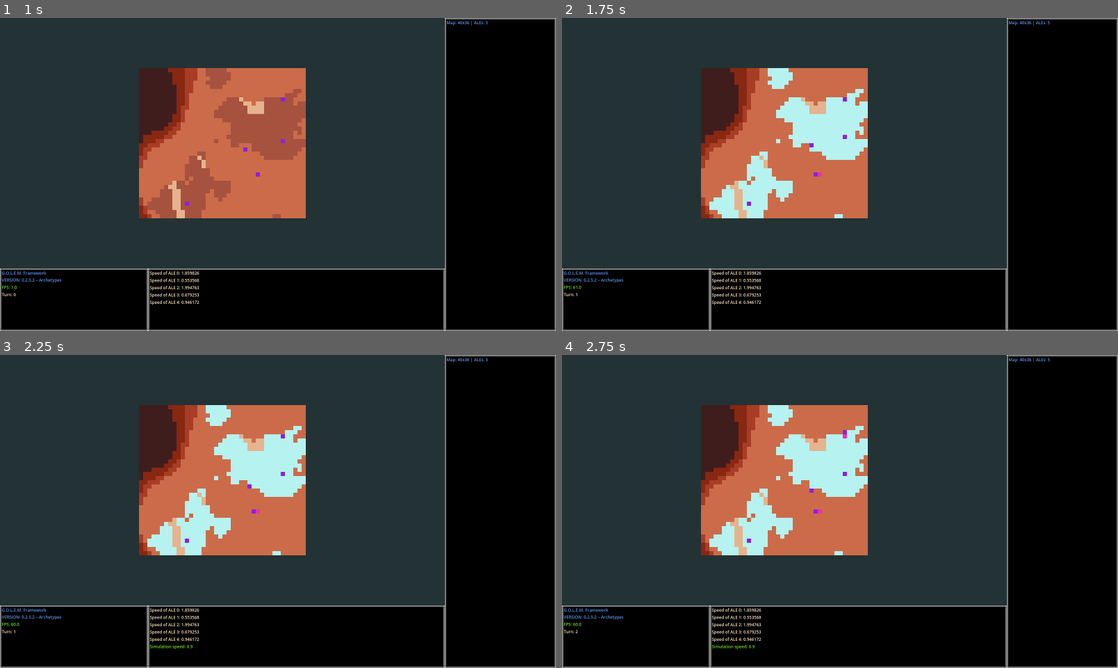
Above: before the commit, frames 1-4 (two rows, left to right).
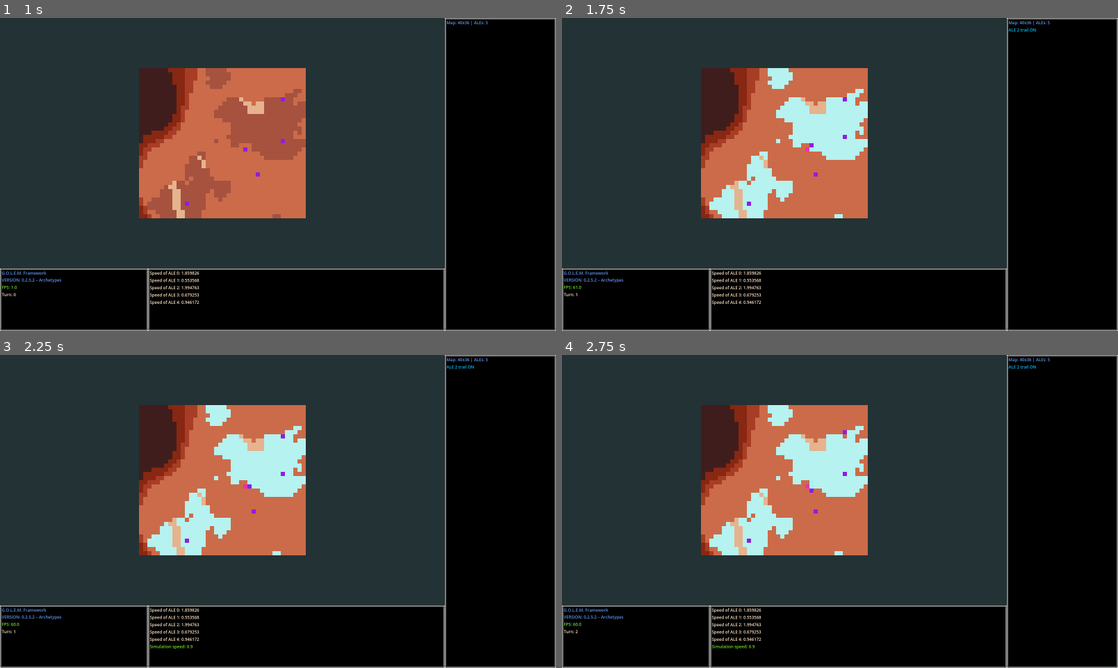
Above: after the commit, the same moments.

Repository: qgEyal/GOLEM_013
Game: Godot game, scene res://scenes/main.tscn
Two runs of this game, one before a commit and one after it. Both use one fixed random seed, a clock stepped at 60 frames per second and the inputs below.
Inputs (mouse positions are in pixels of both pictures, inside the frame that each line leads up to):
- Up to frame 1 (1 s): click "Start Simulation" at 0.5 s
- Up to frame 2 (1.75 s): move the mouse to (962, 158) at 1.27 s; hold D (map_right) from 1.28 s (still down); hold T (change) from 1.28 s (still down); click (962, 158) at 1.42 s
- Up to frame 3 (2.25 s): tap Enter at 2 s; move the mouse to (166, 527) at 2.02 s; release D (map_right) at 2.03 s; release T (change) at 2.03 s; hold Down (ui_down) from 2.03 s (still down); tap G (toggle_grid) at 2.1 s
- Up to frame 4 (2.75 s): keep holding Down (ui_down)

Frame 1 is identical in both runs. In frame 2, less than 0.1% of the frame differs, in the area x 43-86%, y 3-51%; in frame 3, less than 0.1%; in frame 4, less than 0.1%.

Commit message:
Added SENSE module to Scout archetype; turn off trails at startup except for Scout.

Diff:
--- a/assets/resources/commands/INIT/scout_profile.tres
+++ b/assets/resources/commands/INIT/scout_profile.tres
@@ -1,14 +1,20 @@
-[gd_resource type="Resource" script_class="ALEProfile" load_steps=3 format=3 uid="uid://bjm2apexwifga"]
+[gd_resource type="Resource" script_class="ALEProfile" load_steps=5 format=3 uid="uid://bjm2apexwifga"]
 
 [ext_resource type="Script" uid="uid://dhf0ju3fv8mxj" path="res://scripts/resources/ale_profile.gd" id="1_t0wg3"]
 [ext_resource type="Resource" uid="uid://bj8yel8ufxfrh" path="res://assets/resources/symbols/scout_symbol.tres" id="2_455ru"]
+[ext_resource type="Script" uid="uid://cg52tl8q5t6w6" path="res://assets/resources/commands/SENSE/scout_sense_module.gd" id="3_i7mnq"]
+
+[sub_resource type="Resource" id="Resource_qhvlj"]
+script = ExtResource("3_i7mnq")
+metadata/_custom_type_script = "uid://cg52tl8q5t6w6"
 
 [resource]
 script = ExtResource("1_t0wg3")
 sprite_size = Vector2(16, 16)
 seal_symbol = ExtResource("2_455ru")
+sense_module = SubResource("Resource_qhvlj")
 core_pipeline = PackedStringArray("INIT", "SENSE", "PROC", "MEM", "COMM", "MOVE", "EVOLVE")
-trails_enabled = false
+trails_enabled = true
 trail_turns = 0
 trail_duration = 2.0
 trail_fade_exp = 0.5
--- /dev/null
+++ b/assets/resources/commands/SENSE/scout_sense_module.gd
@@ -0,0 +1,21 @@
+extends SenseModule
+class_name ScoutSenseModule
+
+const DIRS : Array[Vector2i] = ALE.DIRECTIONS   # UP, DOWN, LEFT, RIGHT
+
+func on_sense(agent: ALE, terrain_id: int, density: float) -> void:
+	var scores : Dictionary = {}
+	for dir in DIRS:
+		var npos := agent.grid_pos + dir
+		if not agent.map.is_in_bounds(npos):
+			continue
+		if not agent.map.is_tile_walkable(npos):
+			continue
+
+		var v : int= agent.visited_cells.get(npos, 0)  # visit-count
+		var t := 1.0 if agent.map.trail_manager.trails.has(npos) else 0.0 # trail flag
+		var f :float = (1.0 / (1.0 + v)) * (1.0 + t)  # frontier F(n)
+		scores[npos] = f
+	agent.frontier_scores = scores
+
+	print("Scout ", agent.ale_id, " @ ", agent.grid_pos, " frontier scores: ", scores)
--- /dev/null
+++ b/assets/resources/commands/SENSE/sense_module.gd
@@ -0,0 +1,5 @@
+extends Resource
+class_name SenseModule
+
+func on_sense(agent: ALE, terrain_id: int, density: float) -> void:
+	pass
--- a/scripts/UI/message_log.gd
+++ b/scripts/UI/message_log.gd
@@ -12,7 +12,7 @@
 static func send_message(text: String, color: Color) -> void:
 	SignalBus.message_sent.emit(text, color)
 
-
+## Look into modifying this better rather than the (Xn) message
 func add_message(text:String, color: Color) -> void:
 	# check if message exists. If it's identical to last message, increase count by 1
 	# otherwise create a new message
--- a/scripts/entities/ale.gd
+++ b/scripts/entities/ale.gd
@@ -60,7 +60,7 @@
 #var stop_timer   : float  = 0.0
 #var stop_turns : int
 
-var visited_cells : Dictionary = {}
+
 var body_color    : Color
 var trail_color   : Color
 var default_color : Color
@@ -75,7 +75,8 @@
 var last_sensed_terrain : int = -1 ## not currently used
 var last_sensed_density : float = -1.0
 var trail_turns_left    : int = 0
-
+var visited_cells : Dictionary = {}
+var frontier_scores : Dictionary = {}
 var trail_enabled: bool
 
 
@@ -278,7 +279,8 @@
 					 + Vector2(tile_size / 2.0, tile_size / 2.0)
 
 			if enable_visited_cells:
-				visited_cells[grid_pos] = true
+				#visited_cells[grid_pos] = true
+				visited_cells[grid_pos] = visited_cells.get(grid_pos, 0) + 1
 
 			## SECTION TO ENABLE/DISABLE TRAILS BASED ON ARCHETYPES
 			if enable_trails:
@@ -393,7 +395,7 @@
 # Called once per update while phase == SENSE
 func _handle_sense() -> void:
 	# 1. Read the terrain ID of the tile the ALE is on
-	terrain_id = map.map_data[grid_pos].terrain_type # get terrain id number
+	terrain_id = map.map_data[grid_pos].terrain_type ## get terrain id number   ---> do I need to add var?
 	var density: float = map.get_density(grid_pos) # get terrain density as set in map.gd
 
 	# 2. Forward to the behaviour (if any) so it can decide
@@ -425,5 +427,5 @@
 
 	# Notify the rest of the system (e.g., TrailManager, minimap) via signal
 	emit_signal("trail_dropped", prev_pos, adjusted, main.trail_duration, main.trail_fade)
-
+	print("[TRACE] ALE ", ale_id," dropped trail at ", prev_pos, " color", adjusted.to_html())
 	#map.trail_manager.add_trail(prev_pos, adjusted,	main.trail_duration, main.trail_fade)
--- a/scripts/main.gd
+++ b/scripts/main.gd
@@ -62,7 +62,7 @@
 @export var ENABLE_COLLISION_HANDLING : bool = true
 
 # Pre‑loaded base definition resource (duplicated & mutated by ALEManager)
-var ale_definition : ALEdefinition = preload("res://assets/resources/ale_definition.tres")
+#var ale_definition : ALEdefinition = preload("res://assets/resources/ale_definition.tres")
 
 # Turn & timing
 var time_accumulator : float = 0.0
--- a/scripts/map/trail_manager.gd
+++ b/scripts/map/trail_manager.gd
@@ -4,7 +4,7 @@
 
 
 
-var trails: Dictionary = {}  # Dictionary to store active trails {grid_pos: {time_left, color}}
+var trails: Dictionary = {}  # Dictionary to store active trails {grid_pos: {time_left, color, fasde speed}}
 @onready var map: Map
 @onready var main: Main
 #@onready var ale_definition: ALEdefinition = preload("res://assets/resources/ale_definition.tres")
@@ -28,9 +28,6 @@
 	trail_color = color
 	#if not trail_color:
 		#trail_color = ale_definition.trail_color
-
-
-
 	trail_color.a = 1.0  # Keep color fully opaque when applied
 
 	trails[grid_pos] = {
@@ -83,8 +80,11 @@
 	trails.clear()
 
 func _on_trail_dropped(pos: Vector2i, color: Color, duration: float, fade: float) -> void:
+	print("[TRACE] TrailManager received trail at ", pos," dur:", duration, " fade:", fade)
+
 	# Delegate straight to the existing helper
 	add_trail(pos, color, duration, fade)
+
 
 func set_tile_size(p_size : int) -> void:
 	tile_size = p_size
--- a/scripts/resources/ale_profile.gd
+++ b/scripts/resources/ale_profile.gd
@@ -15,7 +15,8 @@
 #@export var body_color   : Color    = Color.WHITE
 
 # ─── Symbolic seed ─────────────────────────────────────────────────────────
-@export var seal_symbol  : SEALSymbol    # picked during authoring or randomised
+@export var seal_symbol  : SEALSymbol   # add Seal Symbol resourced
+@export var sense_module: SenseModule
 @export var core_pipeline : PackedStringArray = [
 	"INIT", "SENSE", "PROC", "MEM", "COMM", "MOVE", "EVOLVE"
 ]
@@ -64,23 +65,26 @@
 		return
 
 	agent.last_sensed_terrain = terrain_id
-	agent.enable_trails       = true
-	agent.trail_turns_left    = trail_turns
+	if trails_enabled:
+		agent.enable_trails       = true
+		agent.trail_turns_left    = trail_turns
 
 
 	if randomize_trail_color_on_sense:
 		if density < 0.65:
-			print("No trail")
+			MessageLog.send_message(str("ALE %d trail OFF" %agent.ale_id), GameColors.TEXT_UPDATE)
+			#print("No trail")
 			agent.enable_trails = false          # “thin” zones → stay stealthy
 			trail_duration = 0.0
 		elif density >= 0.7:
-			print("Leaving trail")
+			#print("Leaving trail")
+			MessageLog.send_message(str("ALE %d trail ON" %agent.ale_id), GameColors.TEXT_UPDATE)
 			trail_duration = 1.0
-			agent.trail_color = Color.from_hsv(_rng.randf(),_rng.randf(),_rng.randf()) # bright mark in high-energy hubs
-		# Palette keyed to mirror rule, saturation/value vary per sense event
-		#var h := float(seal_symbol.mirror_type) / 7.0 # number of core commands
-		#print("seal mirror type ", seal_symbol.mirror_type)
-		#agent.trail_color = Color.from_hsv(h, _rng.randf_range(0.7, 1.0),1.0)
+			agent.trail_color = Color.from_hsv(_rng.randf(),_rng.randf(),_rng.randf())
+
+	# ── delegate to archetype-specific logic if a module is plugged-in ────
+	if sense_module and sense_module.has_method("on_sense"):
+		sense_module.on_sense(agent, terrain_id, density)
 
 
 func on_move(agent: ALE) -> void:
--- a/scripts/utlities/colors.gd
+++ b/scripts/utlities/colors.gd
@@ -17,3 +17,4 @@
 const TEXT_DEFAULT = Color.BISQUE
 const TEXT_INFO = Color("71e329")
 const TEXT_NOTICE = Color.FIREBRICK
+const TEXT_UPDATE = Color.DEEP_SKY_BLUE
Not shown, added: assets/resources/commands/SENSE/scout_sense_module.gd.uid
Not shown, added: assets/resources/commands/SENSE/sense_module.gd.uid
